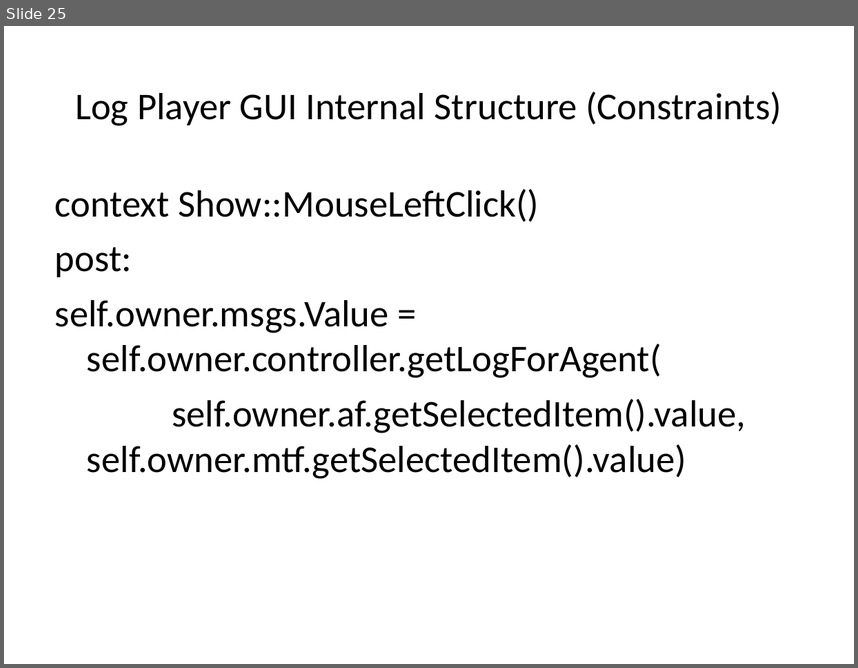
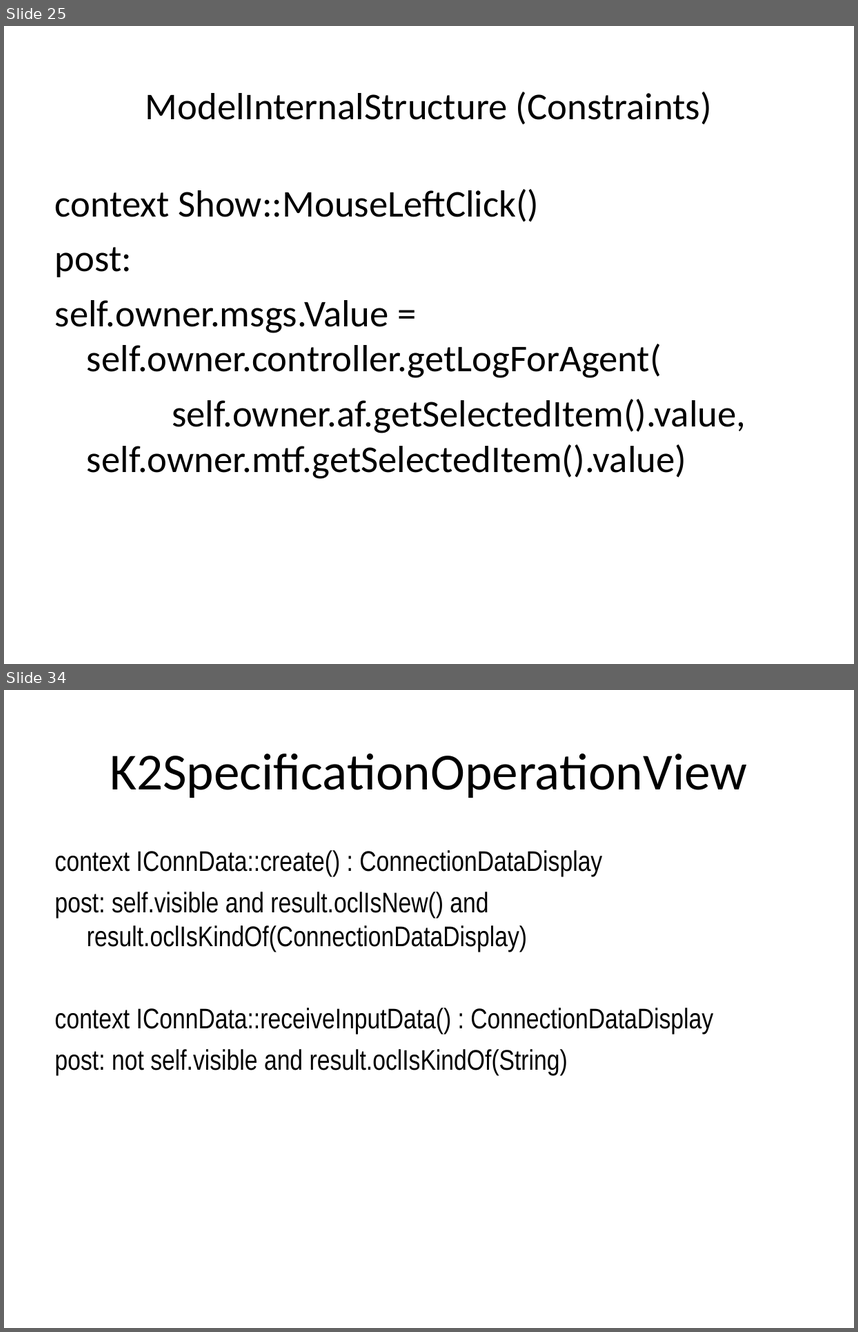
Before and after one commit to krishprince/rollerslam, a slide deck: docs/GUI/GUIModels.ppt. Shown one above the other, each under a label of ours: slide 25 before the commit, slides 25 and 34 after it; the slides between them are not shown. The pictures are 858x668 and 858x1332 pixels, drawn with LibreOffice and Linux fonts; fonts in the diff are those of the drawing. Boxes give left, top, right and bottom in pixels: in the first picture for what was removed or moved away, otherwise in the second. Text is boxed around its words. In the diff, an @@ line names an element or a change of style, - is before the commit and + after.

```diff
--- a/docs/GUI/GUIModels.ppt
+++ b/docs/GUI/GUIModels.ppt
@@ slide 34 added at [4,690,854,1328], background #FFFFFF @@
@@ title added at [110,753,747,798], 44 pt, text #000000 @@
+K2SpecificationOperationView
@@ text added at [55,850,713,1074], 24 pt, text #000000 @@
+context IConnData::create() : ConnectionDataDisplay
+post: self.visible and result.oclIsNew() and result.oclIsKindOf(ConnectionDataDisplay)
+context IConnData::receiveInputData() : ConnectionDataDisplay
+post: not self.visible and result.oclIsKindOf(String)
@@ slide 25 changed as well @@
@@ title at [145,92,712,125]: text changed @@
-Log Player GUI Internal Structure (Constraints)
+ModelInternalStructure (Constraints)
```
Also in this commit, not shown: 18 other slides changed, 21 other slides added.
